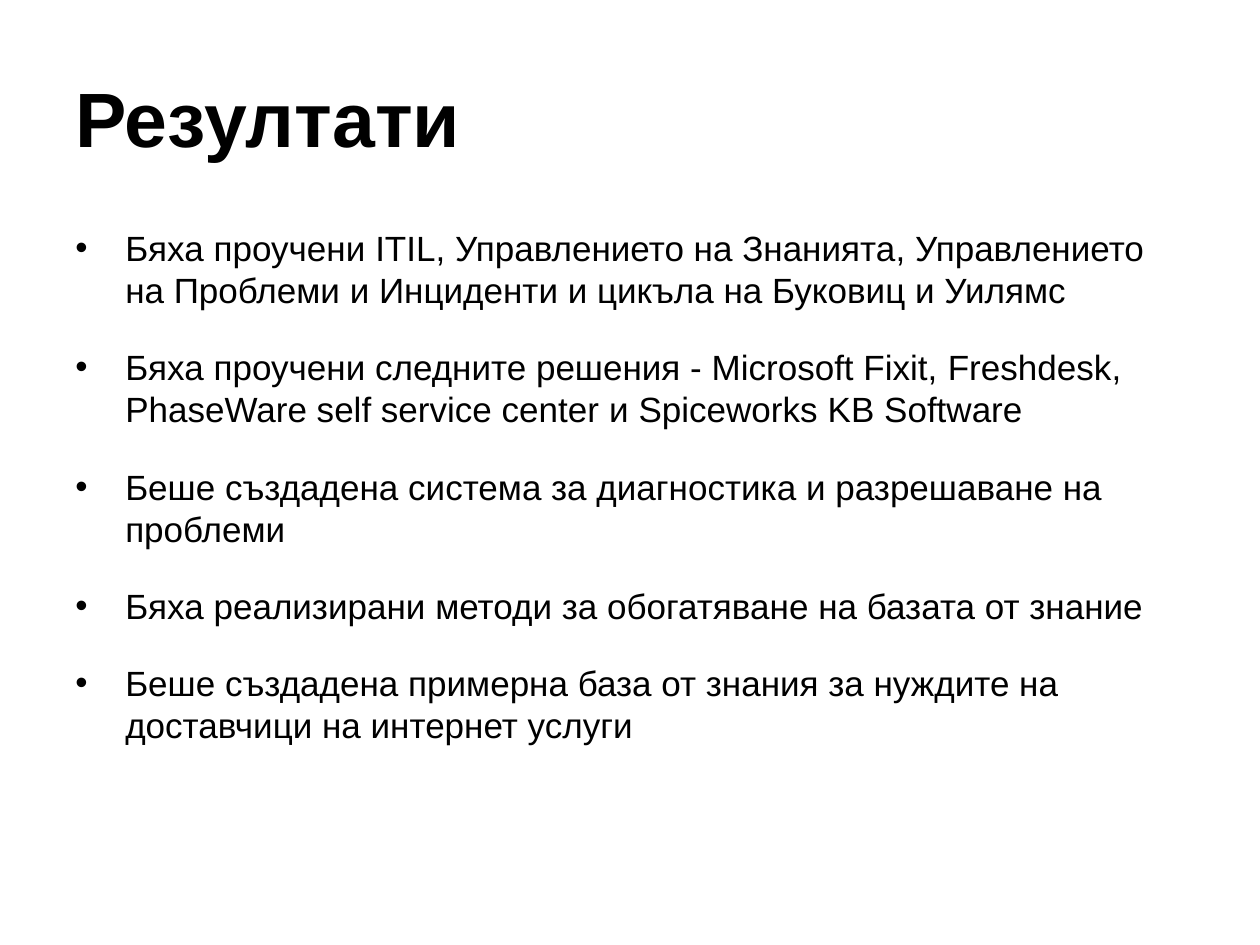
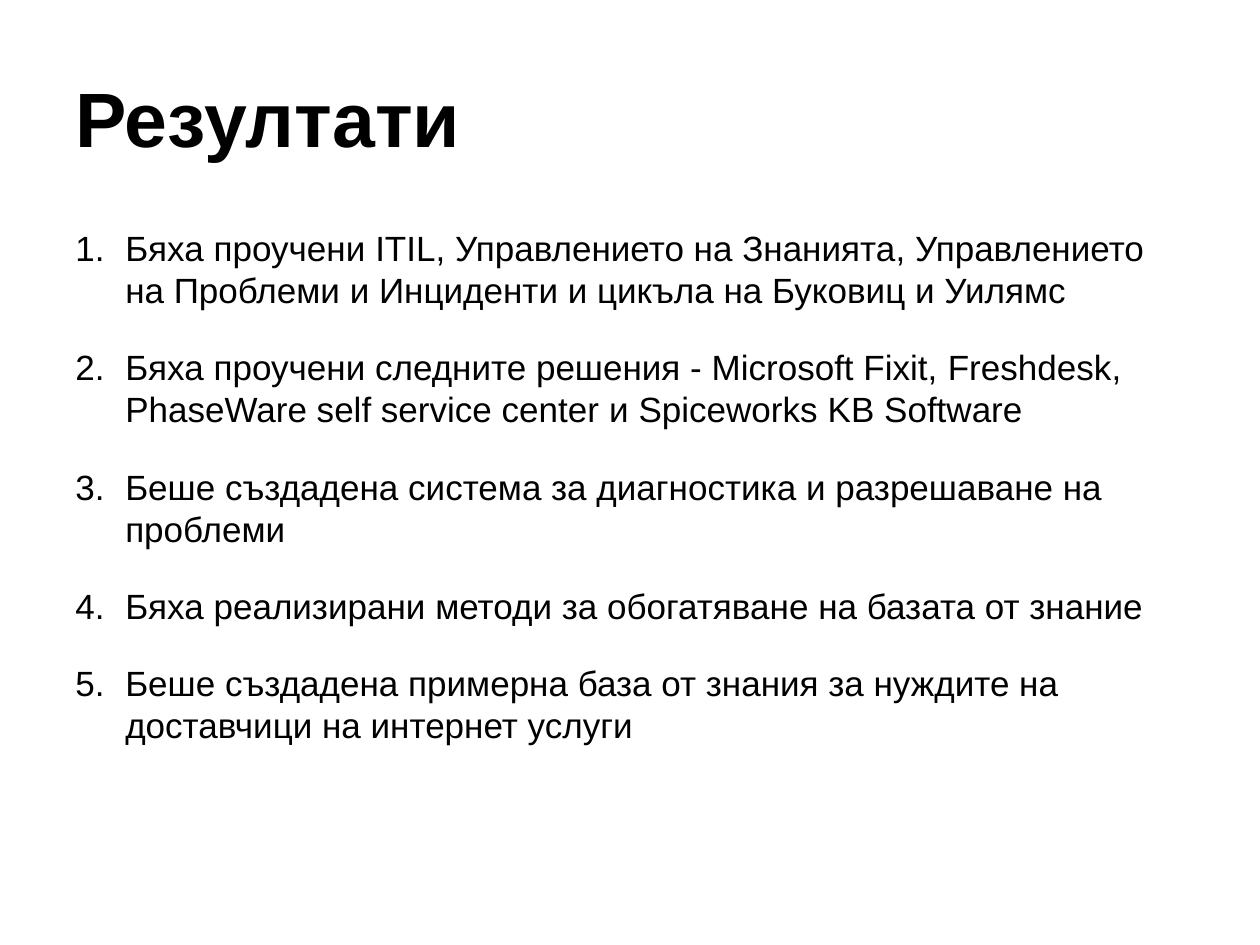
Before and after one commit to bubata85/problem_solver, a slide deck: slide 4 of docs/official/problem_solver.ppt. Drawn at 1260x945 pixels with LibreOffice and Linux fonts; fonts in the diff are those of the drawing; background and template pictures are left out. Boxes give left, top, right and bottom in pixels: in the first picture for what was removed or moved away, otherwise in the second. Text is boxed around its words. In the diff, an @@ line names an element or a change of style, - is before the commit and + after.

```diff
--- a/docs/official/problem_solver.ppt
+++ b/docs/official/problem_solver.ppt
@@ text "Бяха проучени ITIL, Управлението на ..." at box(125, 236, 1144, 744): bullet • to 1. @@
```
Also in this commit, not shown: 1 other slide changed, 1 slide added, 2 other files.
